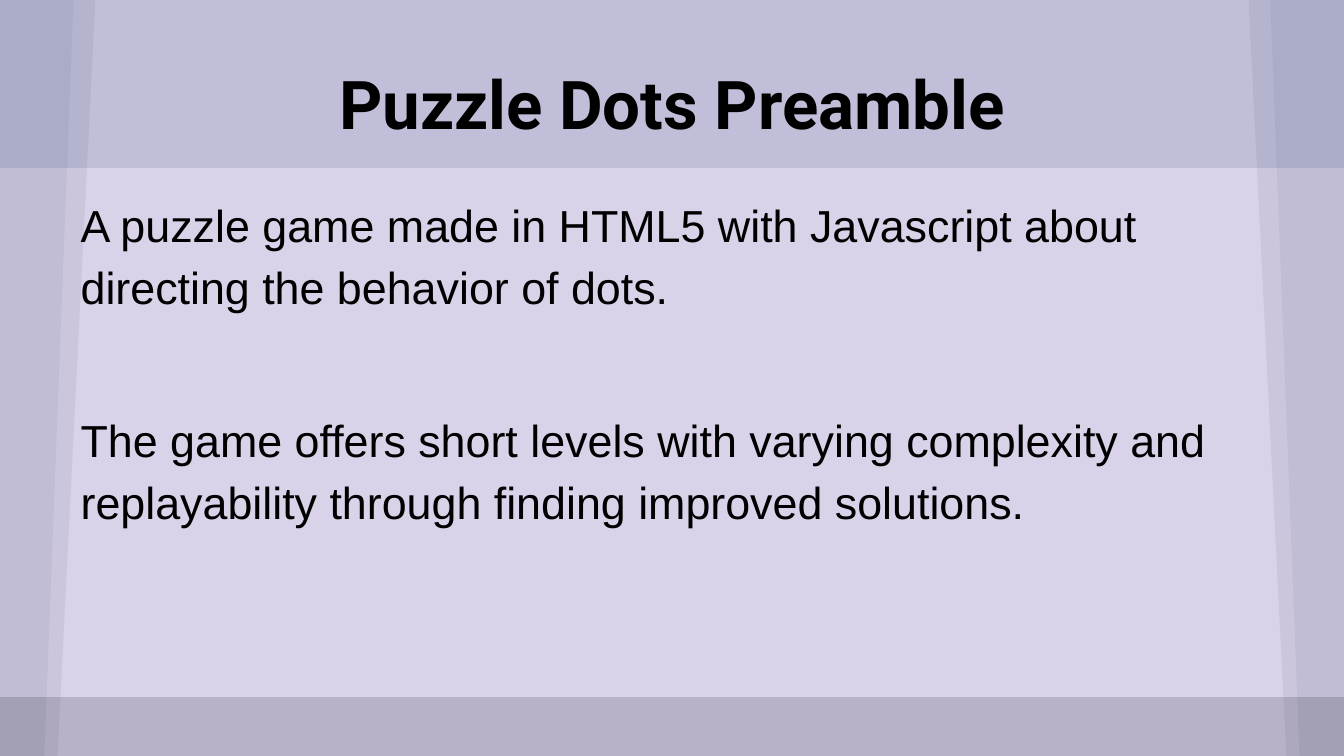
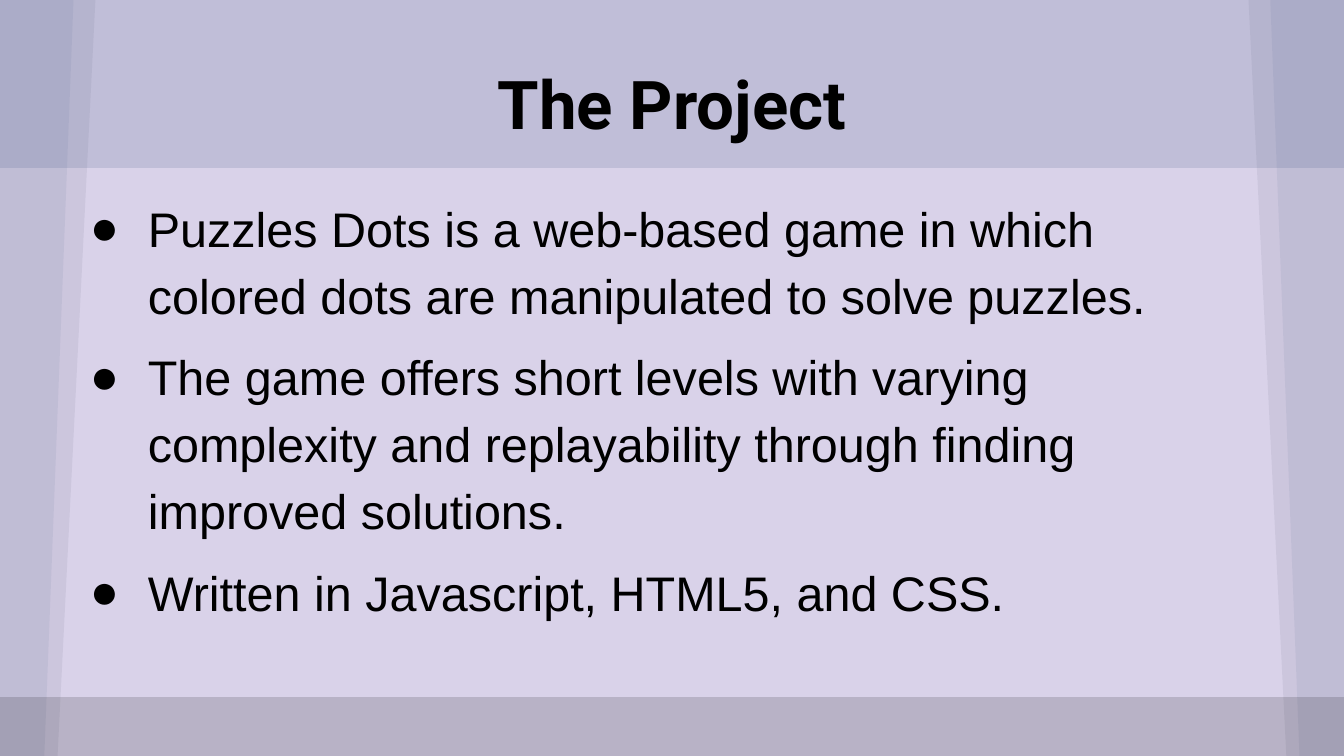
Before and after one commit to JeffreyBPetersen/Llama-Food-Puzzle-Game, a slide deck: slide 2 of docs/CS115 Final Presentation.pptx. Drawn at 1344x756 pixels with LibreOffice and Linux fonts; fonts in the diff are those of the drawing. Boxes give left, top, right and bottom in pixels: in the first picture for what was removed or moved away, otherwise in the second. Text is boxed around its words. In the diff, an @@ line names an element or a change of style, - is before the commit and + after.

Commit message:
Final Touchups
Adds way to reset level by pressing "r"

```diff
--- a/docs/CS115 Final Presentation.pptx
+++ b/docs/CS115 Final Presentation.pptx
@@ title at [498, 78, 846, 144]: text changed @@
-Puzzle Dots Preamble
+The Project
@@ text at [148, 212, 1145, 323]: text changed; size 24 to 26 pt @@
-A puzzle game made in HTML5 with Javascript about directing the behavior of dots.
+● Puzzles Dots is a web-based game in which colored dots are manipulated to solve puzzles.
@@ text at [148, 360, 1075, 539]: size 24 to 26 pt in "The game offers short levels with varying ..."; bullet none to ● @@
@@ text at [148, 576, 1004, 621]: paragraph added @@
+● Written in Javascript, HTML5, and CSS.
```
Also in this commit, not shown: 2 other slides changed, 4 slides added, 1 slide removed, 3 other files.
